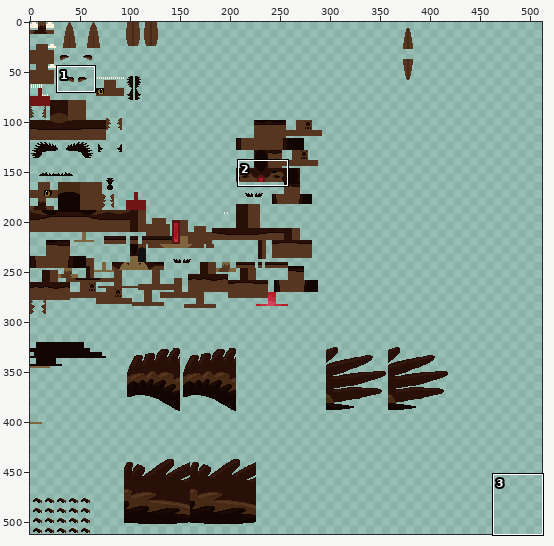
Edited in one commit: sprite sheet (src/test/resources/Monimo01_newborn.png). Above: a wide view before the commit, with the close-up outlined.
Close-up. The starting point:
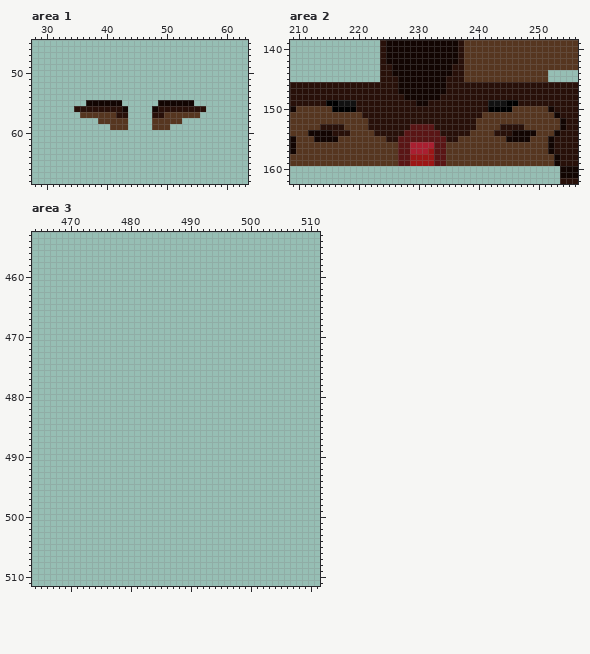
The file is 512x512 pixels. Pixels under 10% opacity are left out. Colours within 5 levels of each other are drawn and written as one. Shown: area 1: x 28..63, y 45..68; area 2: x 209..256, y 139..162; area 3: x 464..511, y 453..511. The commit also changed other parts of the picture, which this record leaves out.
The same view after the edit:
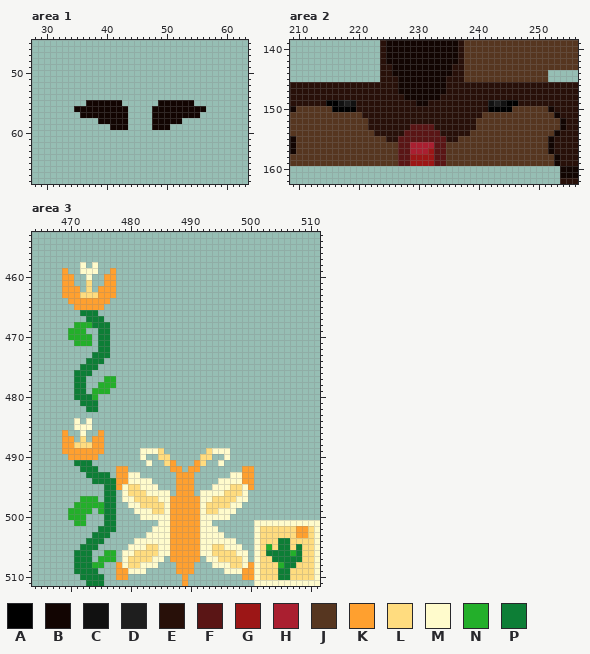
Palette (. is transparent): A #000000  B #120502  C #111111  D #1e1e1e  E #281009  F #5a1515  G #9c1616  H #aa1f30  J #563620  K #ffa02f  L #ffdc7f  M #fffbcc  N #23af2a  P #0d7e36
Change:
Changed rows in their new state; - is an unchanged pixel.
Area 1:
first column x 35:
56 BBBBBBBB------BBBBBBBB
57 -BBBBBBBB----BBBBBBBB-
58 ----BBBBB----BBBBB----
59 ------BBB----BBB------
Area 2:
first column x 218:
149 D------------------------D
first column x 212:
153 --JJJJ--------------------------JJJJ--
154 JJJJJJJ------------------------JJJJJJJ
155 -JJJJ----------------------------JJJJ-
Area 3:
first column x 469:
458 ---M-M-------------------------------------
459 K--MMM--K----------------------------------
460 KK--M--KK----------------------------------
461 KK--L--KK----------------------------------
462 KKK-L-KKK----------------------------------
463 KKKLLLKKK----------------------------------
464 -KKKKKKK-----------------------------------
465 --KKKKK------------------------------------
466 ---PPP-------------------------------------
467 ----PPP------------------------------------
468 --NNNPPP-----------------------------------
469 -NNN--PP-----------------------------------
470 -NNNN-PP-----------------------------------
471 --NNN-PP-----------------------------------
472 ------PP-----------------------------------
473 -----PPP-----------------------------------
474 ----PPP------------------------------------
475 ---PPP-------------------------------------
476 --PPP--------------------------------------
477 --PP---NN----------------------------------
478 --PP--NNN----------------------------------
479 --PP-NNN-----------------------------------
480 --PPPN-------------------------------------
481 ---PPP-------------------------------------
482 ----PP-------------------------------------
484 --M-M--------------------------------------
485 --MMM--------------------------------------
486 K--M--K------------------------------------
487 KK-L-KK------------------------------------
488 KKLLLKK------------------------------------
489 KKKKKKK------MMML-------LMMM---------------
490 -KKKKK-------M--LL-----LL--M---------------
491 --PPP---------M--LK---KL--M----------------
492 ---PPP---KK-------KK-KK-------KK-----------
493 ----PPPP-KKMM------KKK------MMKK-----------
494 -----PPPPKKMMMM----KKK----MMMMKK-----------
495 -------PPKMLLMMM---KKK---MMMLLMK-----------
496 -------PP-MLLLMMMM-KKK-MMMMLLLM------------
497 ---NNN-PP-MMLLLLMMKKKKKMMLLLLMM------------
498 --NNNNNPP--MMLLLLMKKKKKMLLLLMM-------------
499 -NNNN-NPP---MMMLLMKKKKKMLLMMM--------------
500 -NNN---PP----MMMMMKKKKKMMMMM---------------
501 --NN---PP-------MMKKKKKMM-------MMMMMMMMMMM
502 ------PPP------MMMKKKKKMMM------MLLLLLLKKLM
503 -----PPP------MMMMKKKKKMMMM-----MLLLLLLKKLM
504 ----PPP-----MMMMMMKKKKKMMMMMM---MLLLPPLLLLM
505 ---PPP-----MMMLLMMKKKKKMMLLMMM--MLNLPPLPLLM
506 --PPP--NN-MMLLLLMMKKKKKMMLLLLMM-MLPPPPNPLLM
507 --PPP-NNN-MLLLLMM-KKKKK-MMLLLLM-MLLPPPPPLLM
508 --PPPNN--KMLLMMM---KKK---MMMLLMKMLLLNPPLLLM
509 --PPPP---KKMMM-----KKK-----MMMKKMLLLPPLLLLM
510 ---PPPP--KK---------K---------KKMLLLPPLLLLM
511 ----PPP-------------K-----------MMMMMMMMMMM
